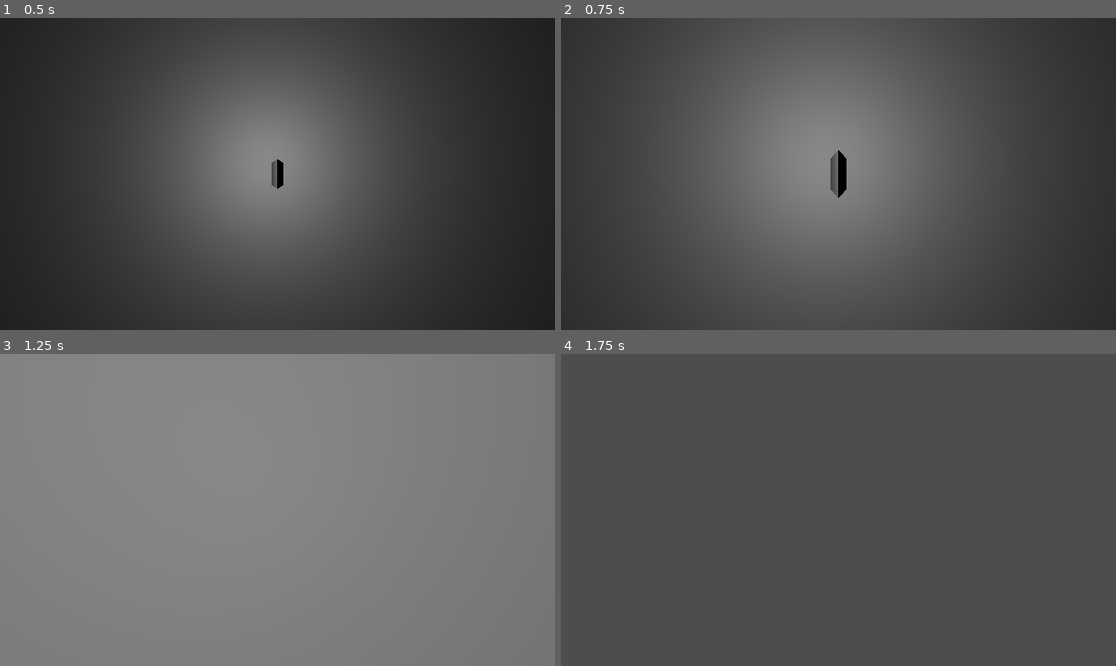
Above: before the commit, frames 1-4 (two rows, left to right).
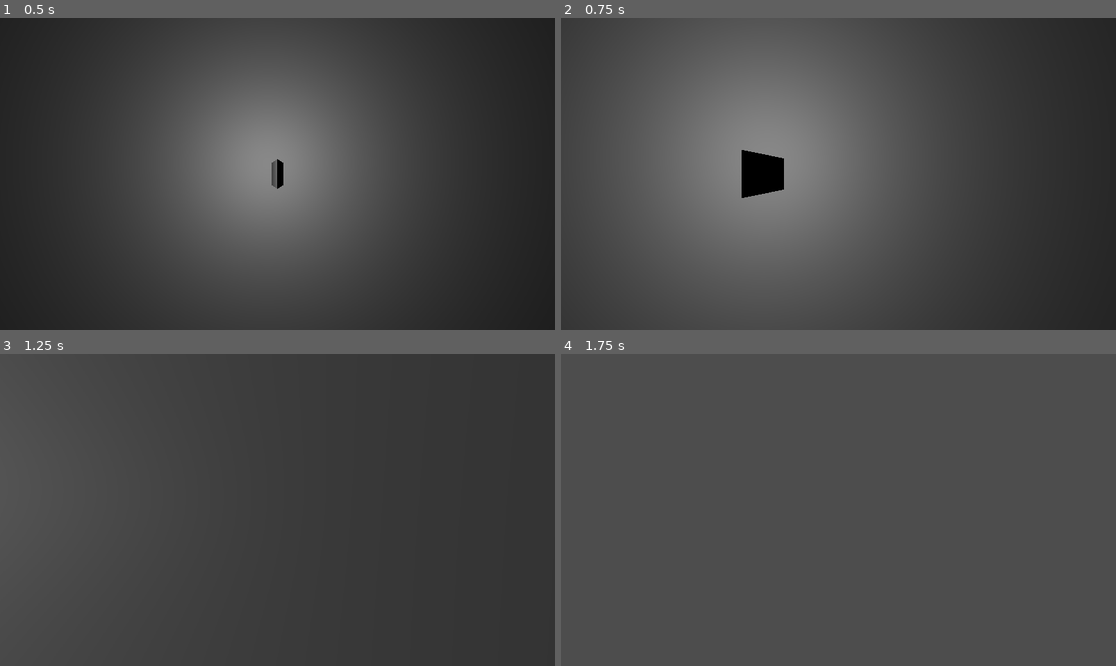
Above: after the commit, the same moments.

Repository: junlqu/Denzicles-NFT
Game: Godot game, scene res://map/game.tscn
The game is run twice, just before and just after one commit, with the same random seed, the same clock (stepped at 60 frames per second) and the same inputs. The project has no main scene, so this scene is started directly.
Inputs (mouse positions are in pixels of both pictures, inside the frame that each line leads up to):
- Up to frame 1 (0.5 s): no input
- Up to frame 2 (0.75 s): tap Enter at 0.5 s; move the mouse to (960, 158) at 0.52 s; hold D (right, bound only before the commit) from 0.53 s (still down); hold = (zoomin, bound only before the commit) from 0.53 s (still down)
- Up to frame 3 (1.25 s): keep holding D (right, bound only before the commit); keep holding = (zoomin, bound only before the commit); tap - (zoomout, bound only before the commit) at 0.8 s
- Up to frame 4 (1.75 s): move the mouse to (727, 525) at 1.27 s; release D (right, bound only before the commit) at 1.28 s; release = (zoomin, bound only before the commit) at 1.28 s; hold S (backward, bound only before the commit) from 1.28 s (still down); tap - (zoomout, bound only before the commit) at 1.35 s; tap = (zoomin, bound only before the commit) at 1.55 s

Frame 1 is identical in both runs. In frame 2, 5.5% of the frame differs, in the area x 20-64%, y 31-59%; in frame 3, 100%, in the area x 0-100%, y 0-100%; in frame 4, nothing differs.

Commit message:
feat: added camera movement (removed player movement)

Diff:
--- a/app/camera/Camera.gd
+++ b/app/camera/Camera.gd
@@ -2,20 +2,55 @@
 class_name Camera
 
 @export var ZOOM:float = 10.0
+@export var MOVE:float = 10.0
+@export var _threshold:float = 20
+@onready var _viewport = get_viewport()
+
+# Returns the Vector3 of the movement direction from input
+func _get_pan() -> Vector3:
+	var x_distance:float = Input.get_action_strength("camera right") - Input.get_action_strength("camera left")
+	var z_distance:float = Input.get_action_strength("camera backward") - Input.get_action_strength("camera forward")
+
+	return Vector3(x_distance * MOVE, 0, z_distance * MOVE)
 
 # Returns the Vector3 of the zoom direction from input
-func _get_input() -> Vector3:
-	var zoom_buttom:float = Input.get_action_strength("zoomout") - Input.get_action_strength("zoomin")
-	var zoom_wheel:float = float(Input.is_action_just_released("zoomout")) - float(Input.is_action_just_released("zoomin"))
-	var zoom = zoom_buttom
+func _get_zoom() -> Vector3:
+	var zoom_buttom:float = Input.get_action_strength("camera zoomout") - Input.get_action_strength("camera zoomin")
+	var zoom_wheel:float = float(Input.is_action_just_released("camera zoomout")) - float(Input.is_action_just_released("camera zoomin"))
+	var zoom:float = zoom_buttom
 	if zoom == 0:
 		zoom = zoom_wheel * 5
 
-	return Vector3(0, zoom, 0)
+	return Vector3(0, zoom * ZOOM, 0)
+
+# Returns the mouse location for auto scroll from input (mouse position)
+func _get_mouse() -> Vector3:
+	var viewport_size = _viewport.size
+	var x_threshold = viewport_size.x - _threshold
+	var z_threshold = viewport_size.y - _threshold
+	var mouse_location = _viewport.get_mouse_position()
+
+	var res:Vector3 = Vector3(0, 0, 0)
+	if mouse_location.x < _threshold and mouse_location.x >= 0:
+		res += Vector3(-1, 0, 0)
+	if mouse_location.x > x_threshold and mouse_location.x <= viewport_size.x:
+		res += Vector3(1, 0, 0)
+	if mouse_location.y < _threshold and mouse_location.y >= 0:
+		res += Vector3(0, 0, -1)
+	if mouse_location.y > z_threshold and mouse_location.y <= viewport_size.y:
+		res += Vector3(0, 0, 1)
+
+	return res * ZOOM
 
 # Updates the camera depth depending on zoom
 func _process(delta:float) -> void:
-	var zoom:Vector3 = _get_input()
-	var motion:Vector3 = zoom * ZOOM * delta
+	var movement:Vector3 = _get_pan()
+	var mouse:Vector3 = _get_mouse()
+	if movement.x == 0:
+		movement.x = mouse.x
+	if movement.z == 0:
+		movement.z = mouse.z
+	var zoom:Vector3 = _get_zoom()
+	var motion:Vector3 = (movement + zoom) * delta
 
 	position += motion
--- a/app/player/Player.gd
+++ /dev/null
@@ -1,18 +0,0 @@
-extends CharacterBody3D
-class_name Player
-
-@export var SPEED:float = 10.0
-
-# Returns the Vector3 of the normalized player movement direction from input
-func _get_input() -> Vector3:
-	var z_movement:float = Input.get_action_strength("backward") - Input.get_action_strength("forward")
-	var x_movement:float = Input.get_action_strength("right") - Input.get_action_strength("left")
-
-	return Vector3(x_movement, 0, z_movement).normalized()
-
-# Moves and processes player movement and collision
-func _physics_process(delta:float) -> void:
-	var direction:Vector3 = _get_input()
-	var motion:Vector3 = direction * SPEED * delta
-
-	move_and_collide(motion)
--- a/app/project.godot
+++ b/app/project.godot
@@ -21,33 +21,33 @@
 
 [input]
 
-backward={
+"camera backward"={
 "deadzone": 0.5,
 "events": [Object(InputEventKey,"resource_local_to_scene":false,"resource_name":"","device":0,"window_id":0,"alt_pressed":false,"shift_pressed":false,"ctrl_pressed":false,"meta_pressed":false,"pressed":false,"keycode":0,"physical_keycode":83,"key_label":0,"unicode":0,"echo":false,"script":null)
 ]
 }
-forward={
+"camera forward"={
 "deadzone": 0.5,
 "events": [Object(InputEventKey,"resource_local_to_scene":false,"resource_name":"","device":0,"window_id":0,"alt_pressed":false,"shift_pressed":false,"ctrl_pressed":false,"meta_pressed":false,"pressed":false,"keycode":0,"physical_keycode":87,"key_label":0,"unicode":0,"echo":false,"script":null)
 ]
 }
-left={
+"camera left"={
 "deadzone": 0.5,
 "events": [Object(InputEventKey,"resource_local_to_scene":false,"resource_name":"","device":-1,"window_id":0,"alt_pressed":false,"shift_pressed":false,"ctrl_pressed":false,"meta_pressed":false,"pressed":false,"keycode":0,"physical_keycode":65,"key_label":0,"unicode":97,"echo":false,"script":null)
 ]
 }
-right={
+"camera right"={
 "deadzone": 0.5,
 "events": [Object(InputEventKey,"resource_local_to_scene":false,"resource_name":"","device":-1,"window_id":0,"alt_pressed":false,"shift_pressed":false,"ctrl_pressed":false,"meta_pressed":false,"pressed":false,"keycode":0,"physical_keycode":68,"key_label":0,"unicode":100,"echo":false,"script":null)
 ]
 }
-zoomout={
+"camera zoomout"={
 "deadzone": 0.5,
 "events": [Object(InputEventKey,"resource_local_to_scene":false,"resource_name":"","device":-1,"window_id":0,"alt_pressed":false,"shift_pressed":false,"ctrl_pressed":false,"meta_pressed":false,"pressed":false,"keycode":0,"physical_keycode":45,"key_label":0,"unicode":45,"echo":false,"script":null)
 , Object(InputEventMouseButton,"resource_local_to_scene":false,"resource_name":"","device":-1,"window_id":0,"alt_presse …(244 unchanged characters)…
 ]
 }
-zoomin={
+"camera zoomin"={
 "deadzone": 0.5,
 "events": [Object(InputEventKey,"resource_local_to_scene":false,"resource_name":"","device":-1,"window_id":0,"alt_pressed":false,"shift_pressed":false,"ctrl_pressed":false,"meta_pressed":false,"pressed":false,"keycode":0,"physical_keycode":61,"key_label":0,"unicode":61,"echo":false,"script":null)
 , Object(InputEventMouseButton,"resource_local_to_scene":false,"resource_name":"","device":-1,"window_id":0,"alt_presse …(244 unchanged characters)…
